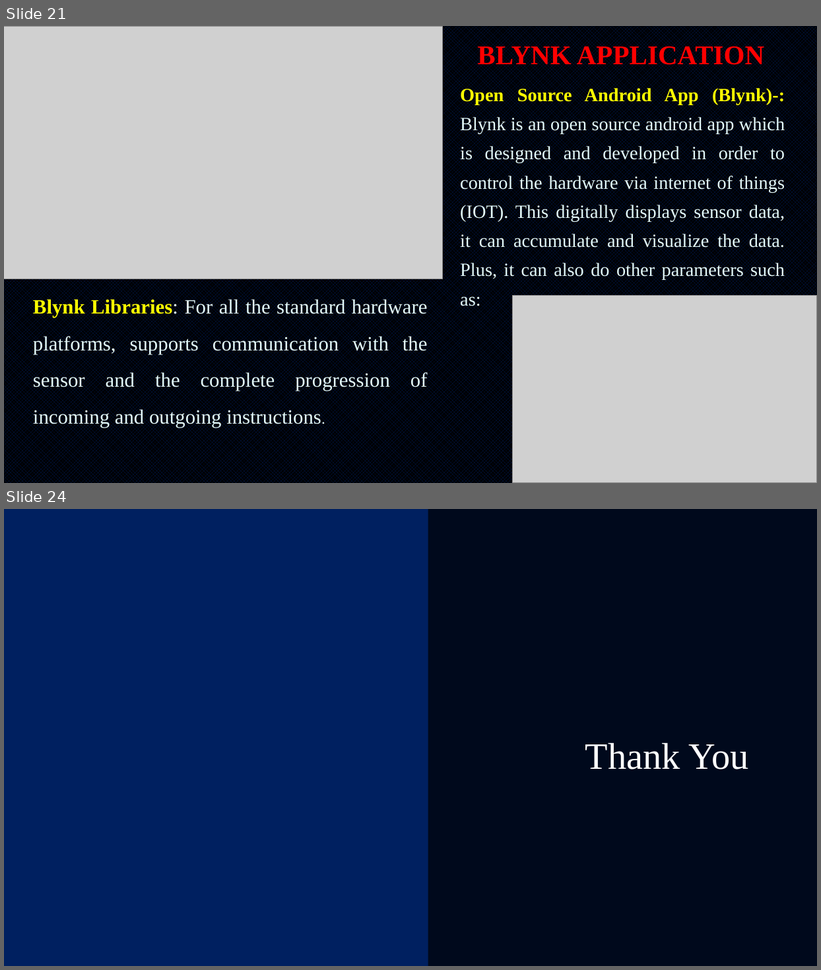
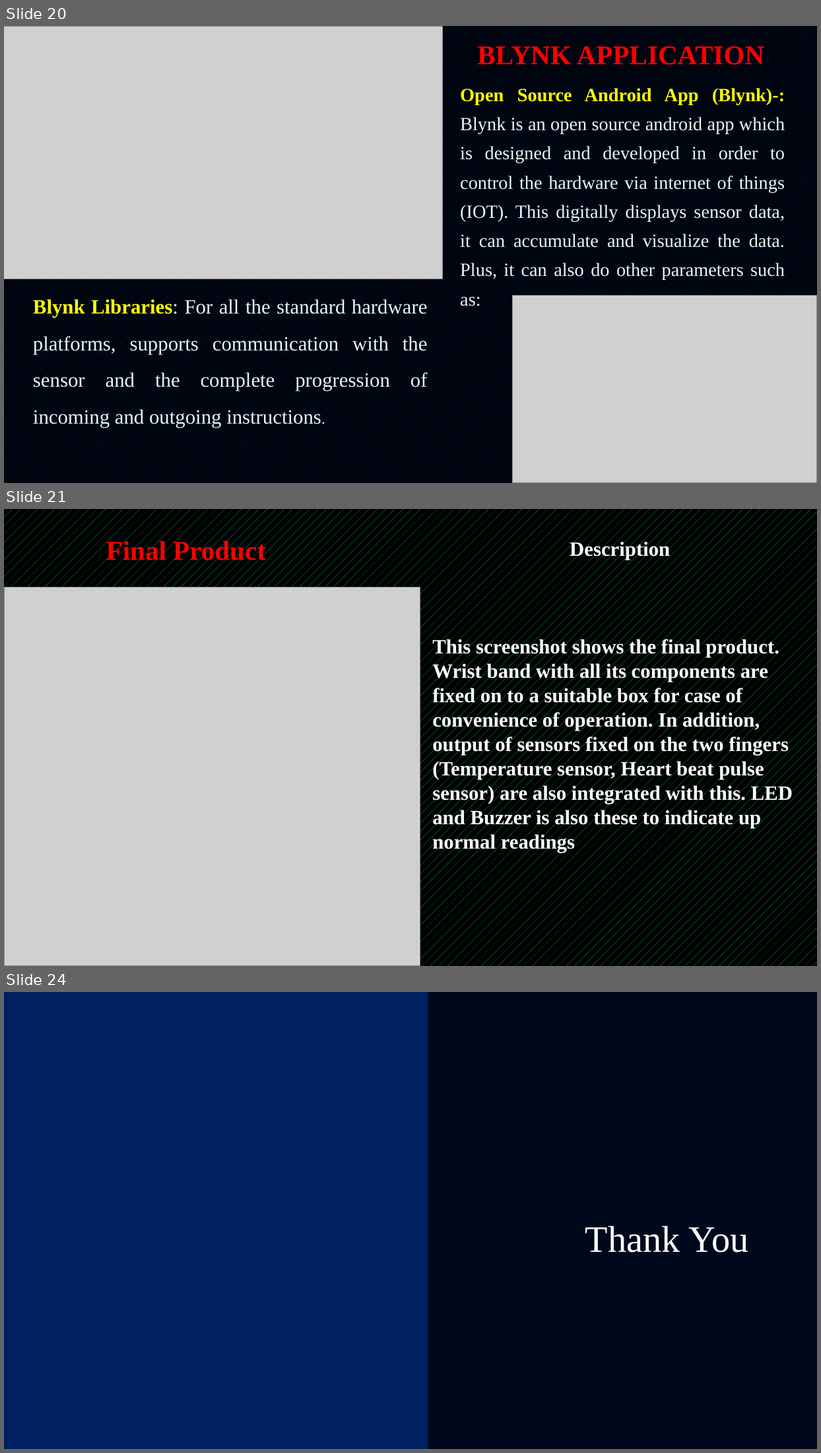
Before and after one commit to Lekshmisr95/body-sensor-network, a slide deck: Presentation Cover Option 1.pptx. Shown one above the other, each under a label of ours: slides 21 and 24 before the commit, slides 20, 21 and 24 after it; the slides between them are not shown. The pictures are 821x970 and 821x1453 pixels, drawn with LibreOffice and Linux fonts; fonts in the diff are those of the drawing; grey boxes stand for pictures; background and template pictures are left out. Boxes give left, top, right and bottom in pixels: in the first picture for what was removed or moved away, otherwise in the second. Text is boxed around its words. In the diff, an @@ line names an element or a change of style, - is before the commit and + after.

```diff
--- a/Presentation Cover Option 1.pptx
+++ b/Presentation Cover Option 1.pptx
@@ slide 21 added at (x1=4, y1=509, x2=817, y2=966), background pattern #07CB98 on #000000 @@
@@ title added at (x1=106, y1=539, x2=266, y2=565), 32 pt, text #FF0000, bold @@
+Final Product
@@ text added at (x1=432, y1=541, x2=793, y2=853), 24 pt, text #FFFFFF, bold @@
+Description
+This screenshot shows the final product. Wrist band with all its components are fixed on to a suitable box for case of convenience of operation. In addition, output of sensors fixed on the two fingers (Temperature sensor, Heart beat pulse sensor) are also integrated with this. LED and Buzzer is also these to indicate up normal readings
@@ picture added at (x1=4, y1=588, x2=420, y2=966) @@
@@ what was slide 21 is now slide 20 @@
```
Also in this commit, not shown: 9 slides changed, 1 slide removed, 1 other file.
